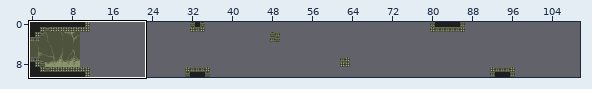
Tiled map: data/level/level1.tmx. Above: a wide view before the commit, with the close-up outlined.
Close-up. The starting point:
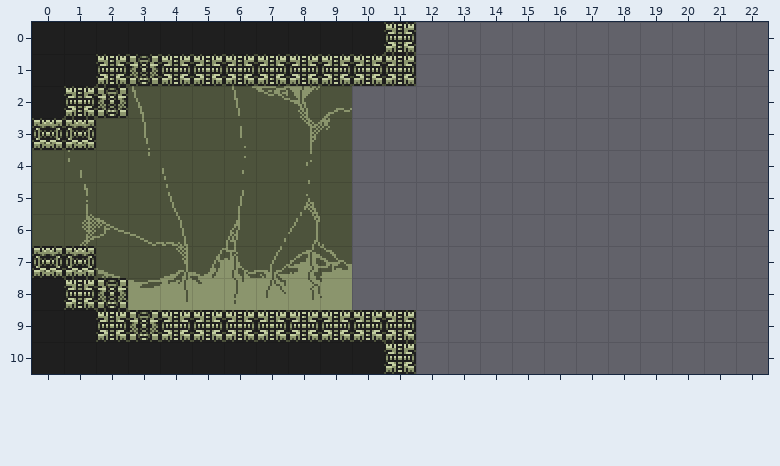
Cells are 16x16 px. Shown: x 0..22, y 0..10. The commit also changed other parts of the map, which this record leaves out. The old version is drawn lined up with the new one.
And afterwards:
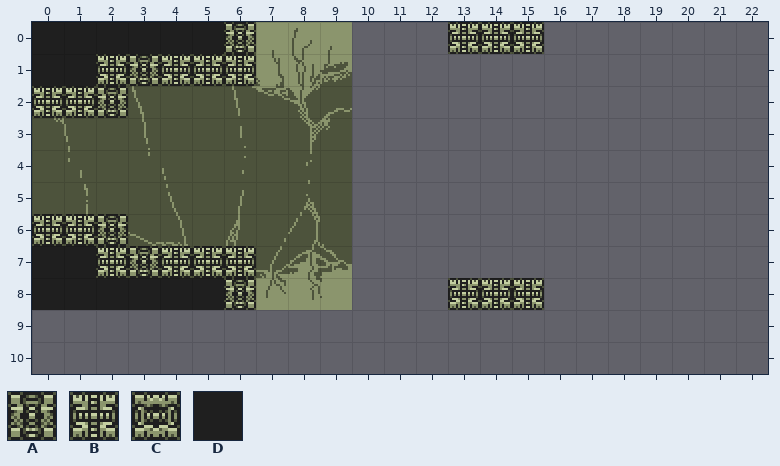
Key: from "tilemap": A 0, B 1, C 2, D 3.
_ is an empty cell.
Changes in this commit:
{"change": "map size 130x11 -> 130x9 cells"}
{"where": "layer \"edge tiles\""}
{"y":0,"x":6,"old":"DDDDDB","new":"A_____"}
{"y":0,"x":13,"old":"___","new":"BBB"}
{"y":1,"x":7,"old":"BBBBB","new":"_____"}
{"y":2,"x":0,"old":"D","new":"B"}
{"y":3,"x":0,"old":"CC","new":"__"}
{"y":6,"x":0,"old":"___","new":"BBA"}
{"y":7,"x":0,"old":"CC_____","new":"DDBABBB"}
{"y":8,"x":1,"old":"BA____","new":"DDDDDA"}
{"y":8,"x":13,"old":"___","new":"BBB"}
{"y":9,"x":0,"old":"DDBABBBBBBBB","new":"____________"}
{"y":10,"x":0,"old":"DDDDDDDDDDDB","new":"____________"}
